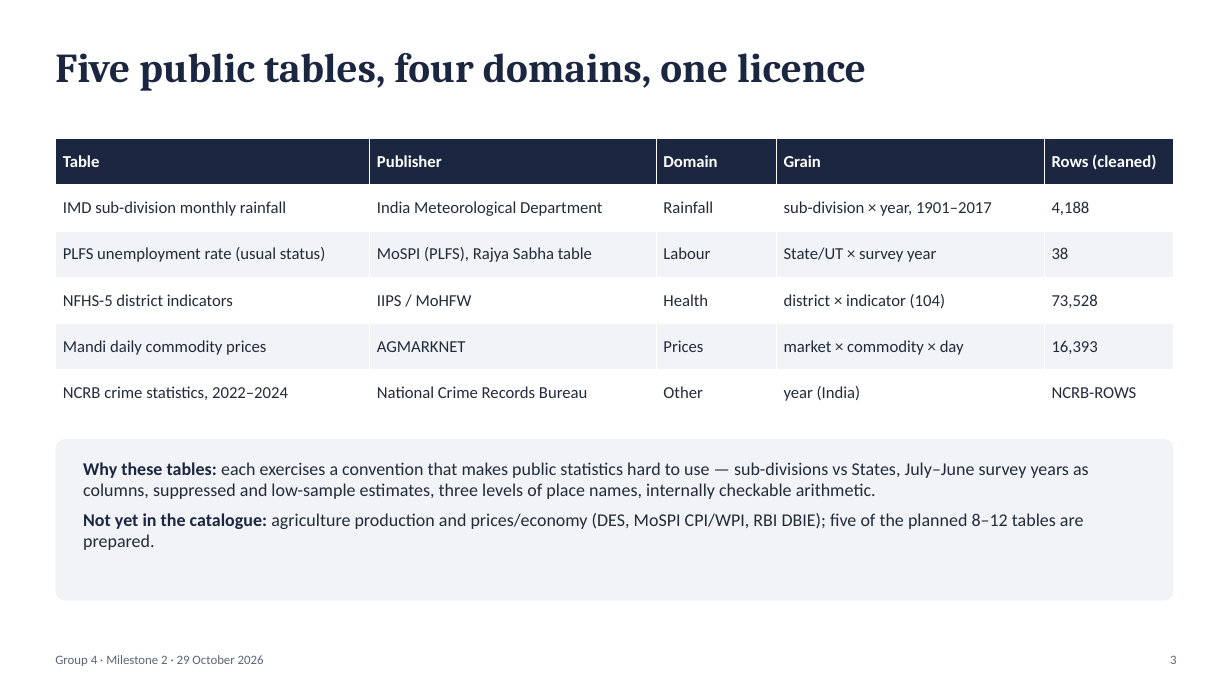
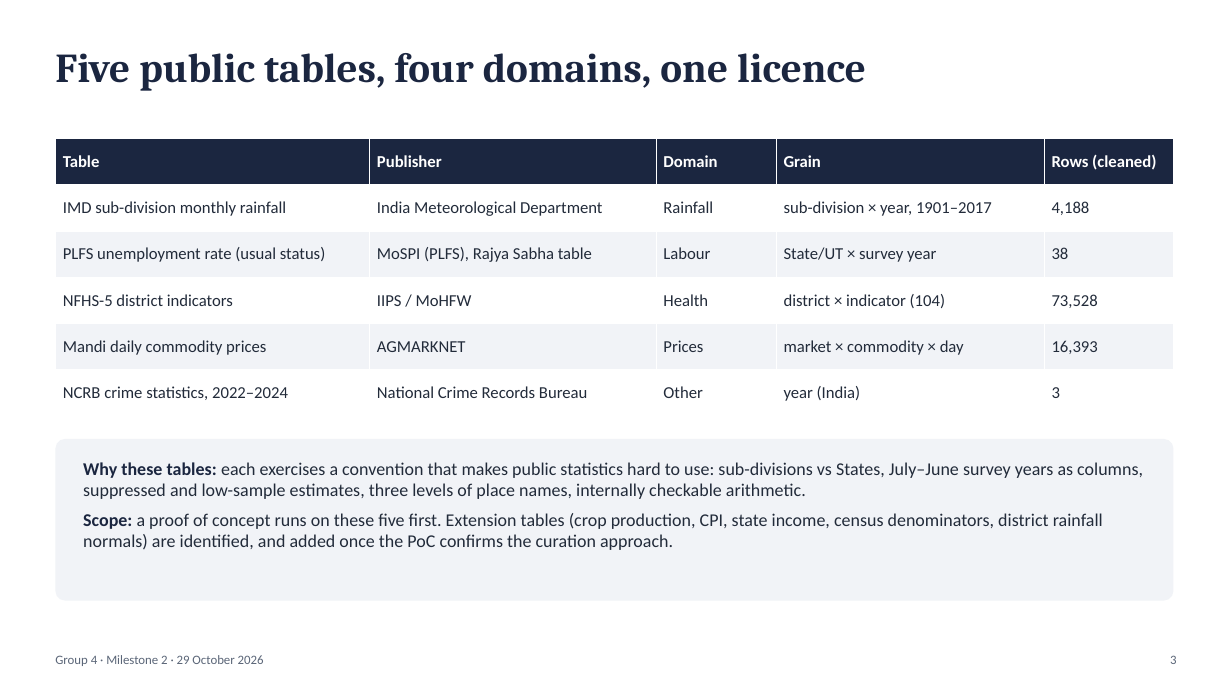
Before and after one commit to sathyaIITM/Group-4-DS-and-AI-Lab-Project, a slide deck: slide 3 of docs/Milestone2_TA_Presentation.pptx. Drawn at 1232x693 pixels with LibreOffice and Linux fonts; fonts in the diff are those of the drawing. Boxes give left, top, right and bottom in pixels: in the first picture for what was removed or moved away, otherwise in the second. Text is boxed around its words. In the diff, an @@ line names an element or a change of style, - is before the commit and + after.

Commit message:
DOC: NCRB results, PoC scope, verified EDA claims; raw-data download script

```diff
--- a/docs/Milestone2_TA_Presentation.pptx
+++ b/docs/Milestone2_TA_Presentation.pptx
@@ table at box(55, 139, 1174, 416) @@
-row 6, column 5: NCRB-ROWS
+row 6, column 5: 3
@@ text at box(83, 462, 1143, 550): text changed @@
-Why these tables: each exercises a convention that makes public statistics hard to use — sub-divisions vs States, July–June survey years as columns, suppressed and low-sample estimates, three levels of place names, internally checkable arithmetic.
-Not yet in the catalogue: agriculture production and prices/economy (DES, MoSPI CPI/WPI, RBI DBIE); five of the planned 8–12 tables are prepared.
+Why these tables: each exercises a convention that makes public statistics hard to use: sub-divisions vs States, July–June survey years as columns, suppressed and low-sample estimates, three levels of place names, internally checkable arithmetic.
+Scope: a proof of concept runs on these five first. Extension tables (crop production, CPI, state income, census denominators, district rainfall normals) are identified, and added once the PoC confirms the curation approach.
```
Also in this commit, not shown: 8 other slides changed, 8 other files.
